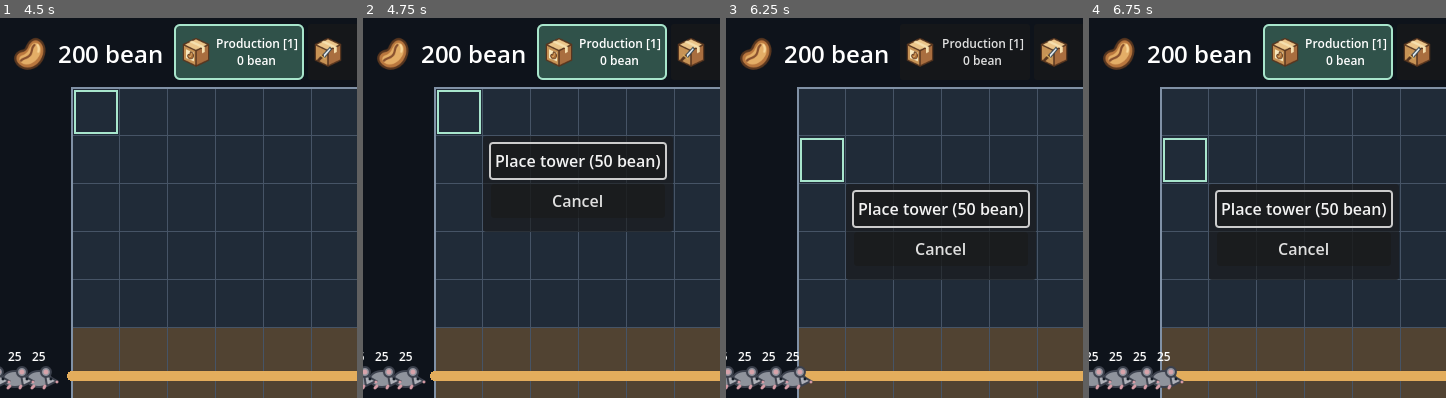
Above: before the commit, frames 1-4 (left to right).
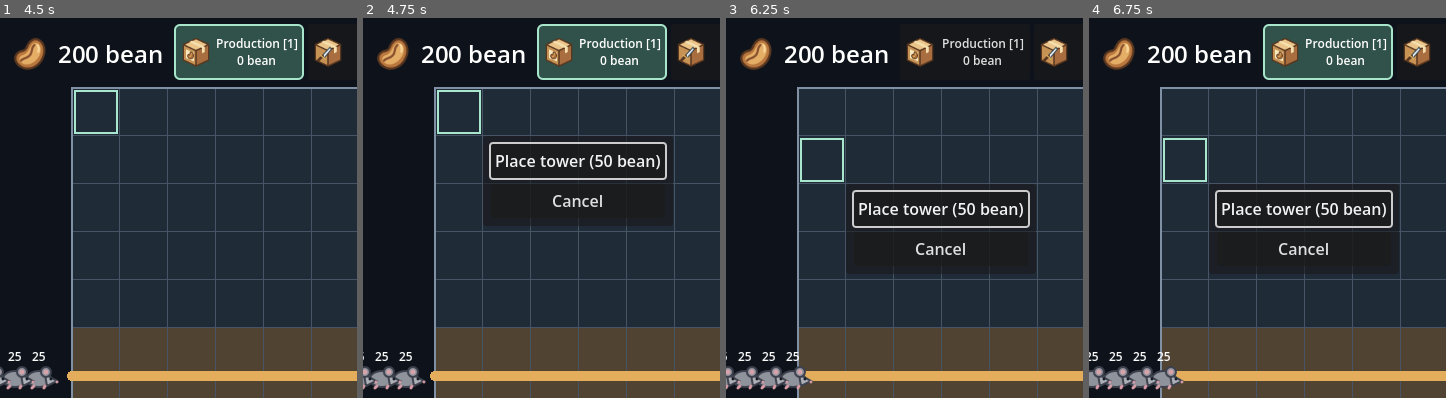
Above: after the commit, the same moments.

Repository: Charka123/GodotGame
Game: Godot game, scene res://scenes/main.tscn
Two runs of this game, one before a commit and one after it. Both use one fixed random seed, a clock stepped at 60 frames per second and the inputs below.
Inputs (mouse positions are % of the whole screen's width and height, from its top left):
- Up to frame 1 (4.5 s): click "Start Wave [N / Start]" at 0.5 s; click "Production [1] 0 bean" at 1.25 s; click "Attack [2] 50 bean" at 2 s; click "Freeze [3] 100 bean" at 2.75 s; click "Block [4] 25 bean" at 3.5 s; tap Enter (ui_accept) at 4.25 s; move the mouse to (73, 45) at 4.27 s; hold Right (ui_right) from 4.28 s (still down); tap 1 at 4.35 s; click (73, 45) at 4.42 s
- Up to frame 2 (4.75 s): keep holding Right (ui_right); tap Enter (ui_accept) at 4.52 s
- Up to frame 3 (6.25 s): release Right (ui_right) at 5 s; click "Cancel" at 5 s; move the mouse to (30, 55) at 5.77 s; hold Down (ui_down) from 5.78 s (still down); tap 4 at 5.85 s; tap Enter (ui_accept) at 6.02 s
- Up to frame 4 (6.75 s): move the mouse to (61, 28) at 6.52 s; release Down (ui_down) at 6.53 s; hold Right (ui_right) from 6.53 s (still down); tap 1 at 6.6 s
The pictures show only the part of the screen within x 0-50%, y 0-50%; the shares and areas given below are measured in that part.

Frame 1 is identical in both runs. In frame 2, 0.1% of the frame differs, in the area x 33-87%, y 54-57%; in frame 3, 0.1%; in frame 4, 0.1%.

Commit message:
Implemented remove tower feature.

Diff:
--- a/scenes/tower_placement.tscn
+++ b/scenes/tower_placement.tscn
@@ -36,6 +36,12 @@
 layout_mode = 2
 text = "Remove Block"
 
+[node name="RemoveTower" type="Button" parent="PlacementMenu/Margin/Buttons"]
+visible = false
+custom_minimum_size = Vector2(140, 34)
+layout_mode = 2
+text = "Remove tower (+25 bean)"
+
 [node name="Cancel" type="Button" parent="PlacementMenu/Margin/Buttons"]
 custom_minimum_size = Vector2(140, 34)
 layout_mode = 2
--- a/scripts/package_delivery.gd
+++ b/scripts/package_delivery.gd
@@ -59,18 +59,28 @@
 	parcel.z_index = 5
 	board.add_child(parcel)
 	parcel.position = board.occupied_cells[cell].position + Vector2(0, -22)
+	var tower = board.occupied_cells[cell]
 	# Leave a moment to see the package even when the starting tower is the endpoint.
 	await get_tree().create_timer(PASS_SECONDS, false).timeout
-	while not board.occupied_cells[cell].blocks_packages:
+	if not is_instance_valid(tower) or board.occupied_cells.get(cell) != tower:
+		parcel.queue_free()
+		delivering = false
+		return
+	while not tower.blocks_packages:
 		var next_cell := cell + Vector2i.RIGHT
 		if not board.occupied_cells.has(next_cell):
 			break
 		var destination: Vector2 = board.occupied_cells[next_cell].position + Vector2(0, -22)
+		var next_tower = board.occupied_cells[next_cell]
 		var tween := create_tween()
 		tween.tween_property(parcel, "position", destination, PASS_SECONDS)
 		await tween.finished
+		if not is_instance_valid(next_tower) or board.occupied_cells.get(next_cell) != next_tower:
+			parcel.queue_free()
+			delivering = false
+			return
 		cell = next_cell
-	var tower = board.occupied_cells[cell]
+		tower = next_tower
 	match package:
 		&"freeze":
 			$"../WaveController".apply_freeze()
--- a/scripts/tower_placement.gd
+++ b/scripts/tower_placement.gd
@@ -18,12 +18,14 @@
 @onready var place_button: Button = $PlacementMenu/Margin/Buttons/PlaceTower
 @onready var cancel_button: Button = $PlacementMenu/Margin/Buttons/Cancel
 @onready var remove_button: Button = $PlacementMenu/Margin/Buttons/RemoveBlock
+@onready var sell_button: Button = $PlacementMenu/Margin/Buttons/RemoveTower
 
 
 func _ready() -> void:
 	_setup_controller_bindings()
 	place_button.pressed.connect(_place_tower)
 	remove_button.pressed.connect(_remove_block)
+	sell_button.pressed.connect(_remove_tower)
 	cancel_button.pressed.connect(_close_menu)
 	place_button.focus_neighbor_top = place_button.get_path_to(cancel_button)
 	place_button.focus_neighbor_bottom = place_button.get_path_to(cancel_button)
@@ -152,15 +154,20 @@
 func _open_menu(cell: Vector2i) -> void:
 	var tower = occupied_cells.get(cell)
 	var can_remove: bool = tower != null and tower.blocks_packages
-	if not _can_place(cell) and not can_remove:
-		return
-	place_button.visible = not can_remove
+	if not _can_place(cell) and tower == null:
+		return
+	place_button.visible = tower == null
 	remove_button.visible = can_remove
-	var action_button: Button = remove_button if can_remove else place_button
-	action_button.focus_neighbor_top = action_button.get_path_to(cancel_button)
-	action_button.focus_neighbor_bottom = action_button.get_path_to(cancel_button)
-	cancel_button.focus_neighbor_top = cancel_button.get_path_to(action_button)
-	cancel_button.focus_neighbor_bottom = cancel_button.get_path_to(action_button)
+	sell_button.visible = tower != null
+	var actions: Array[Button] = []
+	for button in [place_button, remove_button, sell_button, cancel_button]:
+		if button.visible:
+			actions.append(button)
+	for i in range(actions.size()):
+		actions[i].focus_neighbor_top = actions[i].get_path_to(actions[(i - 1 + actions.size()) % actions.size()])
+		actions[i].focus_neighbor_bottom = actions[i].get_path_to(actions[(i + 1) % actions.size()])
+	var action_button: Button = actions[0]
+	menu.size = menu.get_combined_minimum_size()
 	menu_cell = cell
 	var cell_corner := Vector2(cell + Vector2i.ONE) * BoardLayout.CELL_SIZE
 	menu.position = cell_corner.clamp(Vector2.ZERO, BoardLayout.BOARD_SIZE - menu.size)
@@ -174,6 +181,7 @@
 func _close_menu() -> void:
 	place_button.release_focus()
 	remove_button.release_focus()
+	sell_button.release_focus()
 	cancel_button.release_focus()
 	menu.hide()
 
@@ -183,6 +191,16 @@
 	if tower != null and tower.blocks_packages:
 		tower.remove_block()
 	_close_menu()
+
+
+func _remove_tower() -> void:
+	var tower = occupied_cells.get(menu_cell)
+	if tower != null:
+		occupied_cells.erase(menu_cell)
+		tower.queue_free()
+		Economy.add_beans(25)
+	_close_menu()
+	queue_redraw()
 
 
 func _place_tower() -> void:
--- a/scripts/wave_controller.gd
+++ b/scripts/wave_controller.gd
@@ -7,6 +7,8 @@
 const WAVE_COUNTS := [5, 7]
 const SPAWN_INTERVAL := 1.5
 const SPAWN_POSITION := Vector2(-96, 288)
+const INCOME_INTERVAL := 15.0
+const INCOME_AMOUNT := 25
 
 var active := false
 var completed := false
@@ -15,6 +17,7 @@
 var remaining := 0
 var wave_number := 0
 var mob_count := 0
+var income_elapsed := 0.0
 
 @onready var mobs: Node2D = $"../GridBoard/Mobs"
 @onready var flag = $"../GridBoard/GoalFlag"
@@ -32,6 +35,7 @@
 	wave_number += 1
 	completed = false
 	elapsed = 0.0
+	income_elapsed = 0.0
 	spawned = 0
 	active = true
 	active_changed.emit(true)
@@ -51,6 +55,11 @@
 			return
 	while spawned < mob_count and elapsed >= spawned * SPAWN_INTERVAL and not flag.is_defeated:
 		_spawn_rat(elapsed - spawned * SPAWN_INTERVAL)
+	if active and not flag.is_defeated:
+		income_elapsed += delta
+		while income_elapsed >= INCOME_INTERVAL:
+			income_elapsed -= INCOME_INTERVAL
+			Economy.add_beans(INCOME_AMOUNT)
 
 
 func _spawn_rat(age: float) -> void:
--- a/tests/remove_block_test.gd
+++ b/tests/remove_block_test.gd
@@ -31,7 +31,9 @@
 	assert(not board.menu.visible and economy.beans == 50)
 	assert(not wave.active, "Removal works between waves")
 	board._open_menu(Vector2i.ZERO)
-	assert(not board.menu.visible, "Unblocked towers have no removal menu")
+	assert(board.menu.visible and not board.remove_button.visible)
+	assert(board.sell_button.visible)
+	board._close_menu()
 	wave.start_wave()
 	tower.apply_block()
 	var click := InputEventMouseButton.new()
--- /dev/null
+++ b/tests/remove_tower_test.gd
@@ -0,0 +1,36 @@
+extends SceneTree
+
+
+func _initialize() -> void:
+	call_deferred("_run")
+
+
+func _run() -> void:
+	var main = load("res://scenes/main.tscn").instantiate()
+	root.add_child(main)
+	await process_frame
+	var board = main.get_node("GridBoard/TowerPlacement")
+	var economy = root.get_node("Economy")
+	var delivery = main.get_node("PackageDelivery")
+	board.menu_cell = Vector2i.ZERO
+	board._place_tower()
+	board._open_menu(Vector2i.ZERO)
+	assert(board.sell_button.visible and not board.remove_button.visible)
+	board.sell_button.pressed.emit()
+	assert(economy.beans == 175 and board._can_place(Vector2i.ZERO))
+	board._remove_tower()
+	assert(economy.beans == 175, "Refund only once")
+	board._place_tower()
+	board.occupied_cells[Vector2i.ZERO].apply_block()
+	board._open_menu(Vector2i.ZERO)
+	assert(board.remove_button.visible and board.sell_button.visible)
+	board.cancel_button.pressed.emit()
+	main.get_node("WaveController").start_wave()
+	delivery.deliver_package(&"production", Vector2i.ZERO)
+	board._open_menu(Vector2i.ZERO)
+	board.sell_button.pressed.emit()
+	await create_timer(0.4).timeout
+	assert(not delivery.delivering and economy.beans == 150)
+	assert(board._can_place(Vector2i.ZERO))
+	print("PASS: normal/blocked tower menus, 25 bean refund once, rebuilding, safe removal during delivery")
+	quit()
--- /dev/null
+++ b/tests/wave_income_test.gd
@@ -0,0 +1,42 @@
+extends SceneTree
+
+
+func _initialize() -> void:
+	call_deferred("_run")
+
+
+func _run() -> void:
+	var main = load("res://scenes/main.tscn").instantiate()
+	root.add_child(main)
+	await process_frame
+	var wave = main.get_node("WaveController")
+	var economy = root.get_node("Economy")
+	var mobs = main.get_node("GridBoard/Mobs")
+	wave.set_process(false)
+	wave._process(30.0)
+	assert(economy.beans == 200, "No income before a wave")
+	wave.start_wave()
+	wave._process(14.0)
+	assert(economy.beans == 200)
+	wave._process(1.0)
+	assert(economy.beans == 225)
+	wave._process(15.0)
+	assert(economy.beans == 250)
+	wave._process(5.0)
+	for mob in mobs.get_children():
+		mob.take_damage(25)
+	await process_frame
+	wave._process(60.0)
+	assert(economy.beans == 250, "No income between waves")
+	wave.start_wave()
+	assert(wave.income_elapsed == 0.0)
+	wave._process(14.0)
+	assert(economy.beans == 250, "Partial interval resets for the next wave")
+	wave._process(1.0)
+	assert(economy.beans == 275)
+	for i in range(10):
+		main.get_node("GridBoard/GoalFlag").register_mob_passed()
+	wave._process(30.0)
+	assert(economy.beans == 275, "No income after defeat")
+	print("PASS: 25 bean per 15 active seconds, repeated payout, no idle income, per-wave reset, no income after defeat")
+	quit()
Not shown, added: tests/remove_tower_test.gd.uid
Not shown, added: tests/wave_income_test.gd.uid
